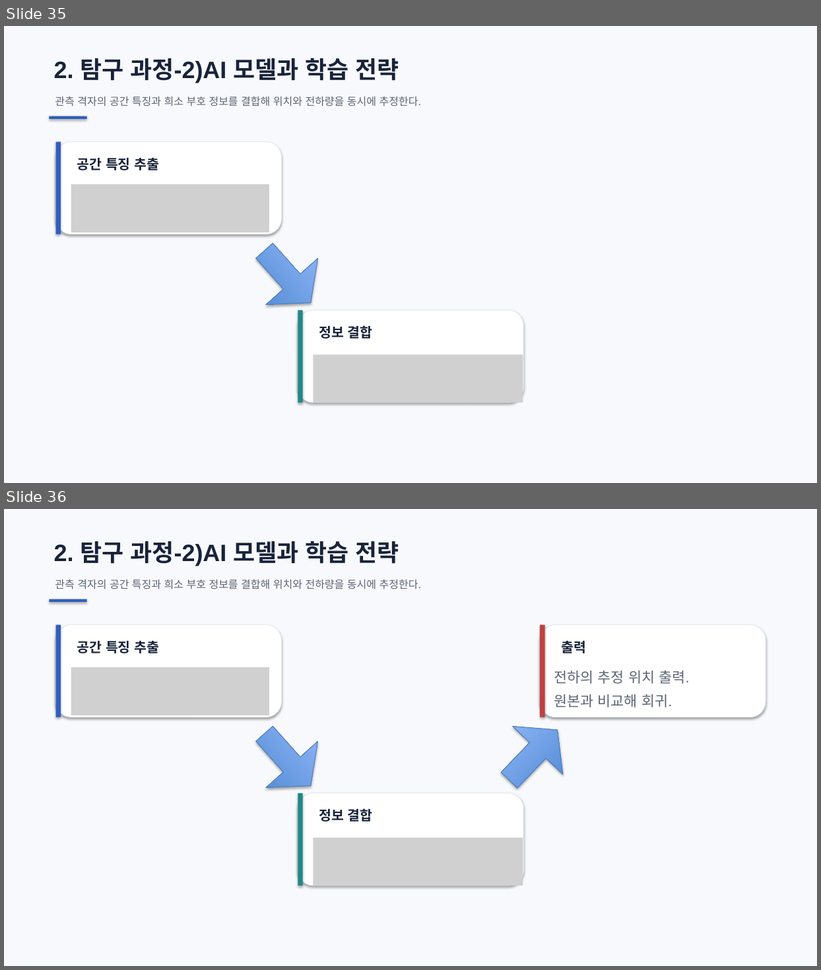
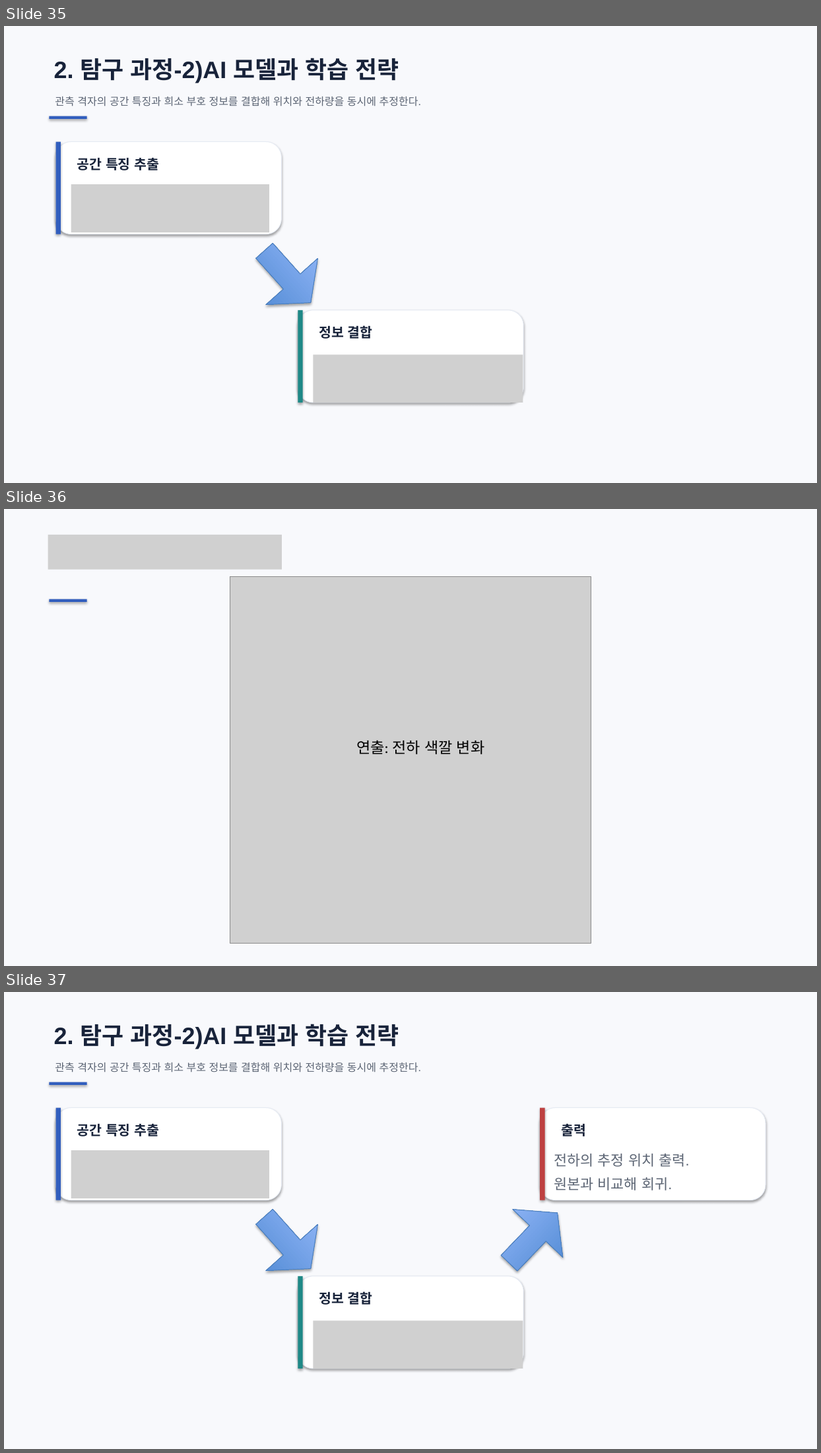
Before and after one commit to ohyunu525/KK-AI, a slide deck: Documents/보고서 파일.pptx. Shown one above the other, each under a label of ours: slides 35 and 36 before the commit, slides 35, 36 and 37 after it. The pictures are 821x970 and 821x1453 pixels, drawn with LibreOffice and Linux fonts; fonts in the diff are those of the drawing; grey boxes stand for pictures. Boxes give left, top, right and bottom in pixels: in the first picture for what was removed or moved away, otherwise in the second. Text is boxed around its words. In the diff, an @@ line names an element or a change of style, - is before the commit and + after.

```diff
--- a/Documents/보고서 파일.pptx
+++ b/Documents/보고서 파일.pptx
@@ slide 36 added at (4,509,817,966), background #F8F9FC @@
@@ picture added at (48,535,282,569) @@
@@ picture added at (230,577,591,944) @@
@@ rectangle added at (49,599,87,601), fill #315EBE @@
@@ text added at (356,740,485,755), 18 pt, text #000000 @@
+연출: 전하 색깔 변화
@@ what was slide 36 is now slide 37 @@
```
Also in this commit, not shown: 9 slides changed, 7 other slides added, 21 other files.
